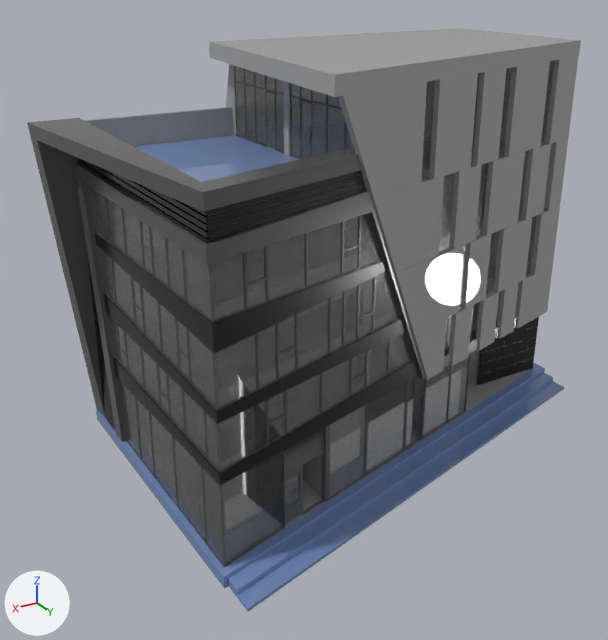
Renders of the FBX model Assets/ASSET_Scene/4.Tertiaire/basemesh/building.fbx from each side of a commit.
The view is the same before and after, from a 50 mm lens placed at (18.5, 31.9, 19.9), pointed at (0.6, 2.1, 5.0). Arrows for +X, +Y and +Z are at lower left; the lights stay in place. The first picture is the older version. Where no turn or scale is listed for an object, it has been applied to the vertices. Vertices at exactly the same position are counted once.

Names of what the first picture shows: 'Box031', 'Box104', 'Box1578969095', 'Line015', 'Line016', 'Line017', 'base', 'floor', 'frame', 'vitre' and 2 more.
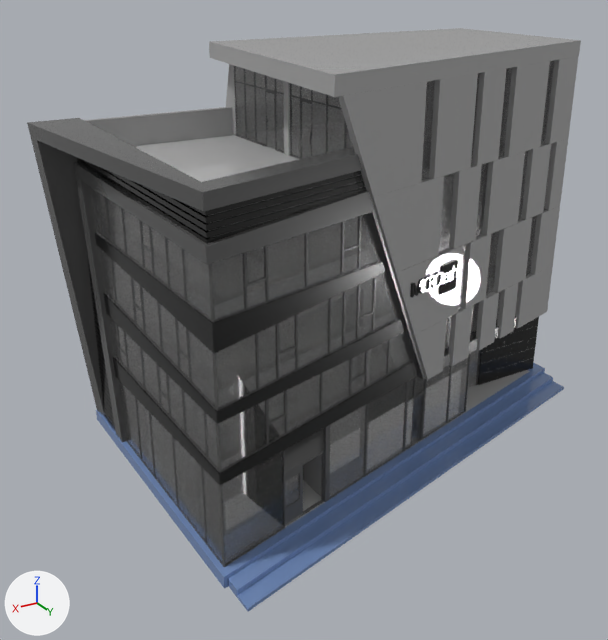
What changed in the scene script:
```text
Add mat_material__830:
    mat_material__830 = principled_material('Material #830')
    mat_material__830.base_color = (0.5, 0.5, 0.5)  # grey #bcbcbc
    mat_material__830.roughness = 0.0
Add mat_material__817:
    mat_material__817 = principled_material('Material #817')
    mat_material__817.base_color = (0.5, 0.5, 0.5)  # grey #bcbcbc
    mat_material__817.roughness = 0.0
Add mat_material__782:
    mat_material__782 = principled_material('Material #782')
    mat_material__782.base_color = (0.016, 0.016, 0.016)  # black #222222
    mat_material__782.roughness = 0.0
Add mat_material__805:
    mat_material__805 = principled_material('Material #805')
    mat_material__805.base_color = (1.0, 1.0, 1.0)  # white #ffffff
    mat_material__805.roughness = 0.0
Change me_mesh_003:
    where me_mesh_003.from_pydata(...)  # 82 vertices, 58 faces; spans x -10.3..10.6, y -5.0..8.2, z -8.9..3.5
    used by ob_floor; location = (-1.97, 1.59, 8.88)
    remove me_mesh_003.materials.append(mat_2wed132w)  # grey #a6a6a6
    me_mesh_003 part 1: all 4 faces that had it switch from mat_outerbordfer (blue #738dbc) to mat_material__830 (grey #bcbcbc)
    add me_mesh_003.materials.append(mat_material__817)  # grey #bcbcbc
Add me_mesh_026:
    me_mesh_026.from_pydata(...)  # 5310 vertices, 10540 faces; spans x -0.57..2.46, y -0.16..0.79, z -0.68..0.67
    # faces by material slot: [5860, 4680]
    me_mesh_026.materials.append(mat_material__805)  # white #ffffff
    me_mesh_026.materials.append(mat_material__782)  # black #222222
Add ob_box1578969109:
    ob_box1578969109 = bpy.data.objects.new('Box1578969109', me_mesh_026)
    ob_box1578969109.location = (-3.33, 6.96, 7.8)
```

Where the change shows, as pixel boxes (x1, y1, x2, y2) in the pictures (608 x 640 px):
'Box1578969109', added: after (410, 259, 458, 298)
    faces in mat_material__782 (black #222222): (410, 260, 458, 298)
    faces in mat_material__805 (white #ffffff): (440, 259, 458, 296)
part 1 of me_mesh_003, recoloured (blue to grey): (134, 135, 299, 182) in both
